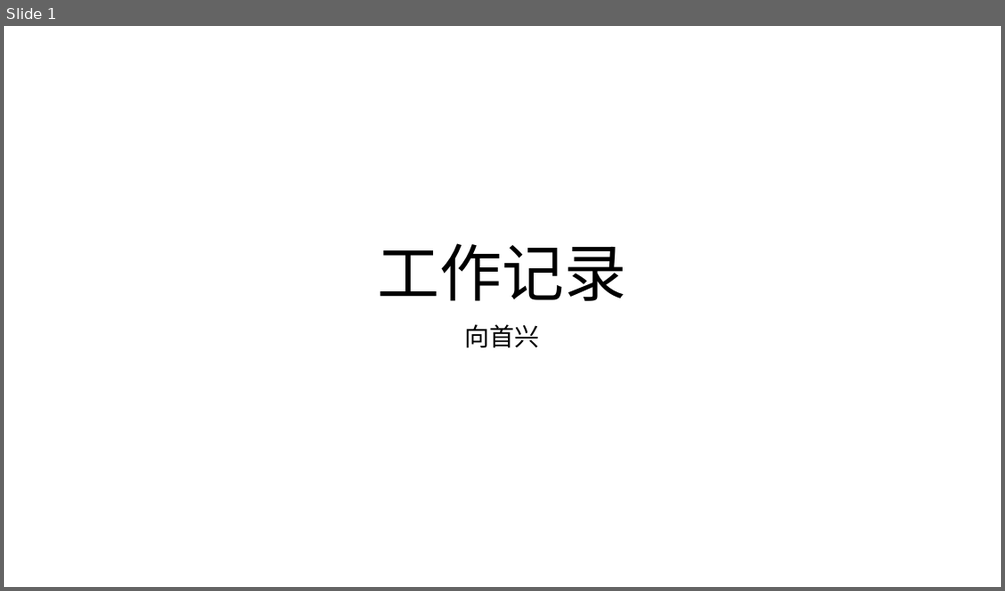
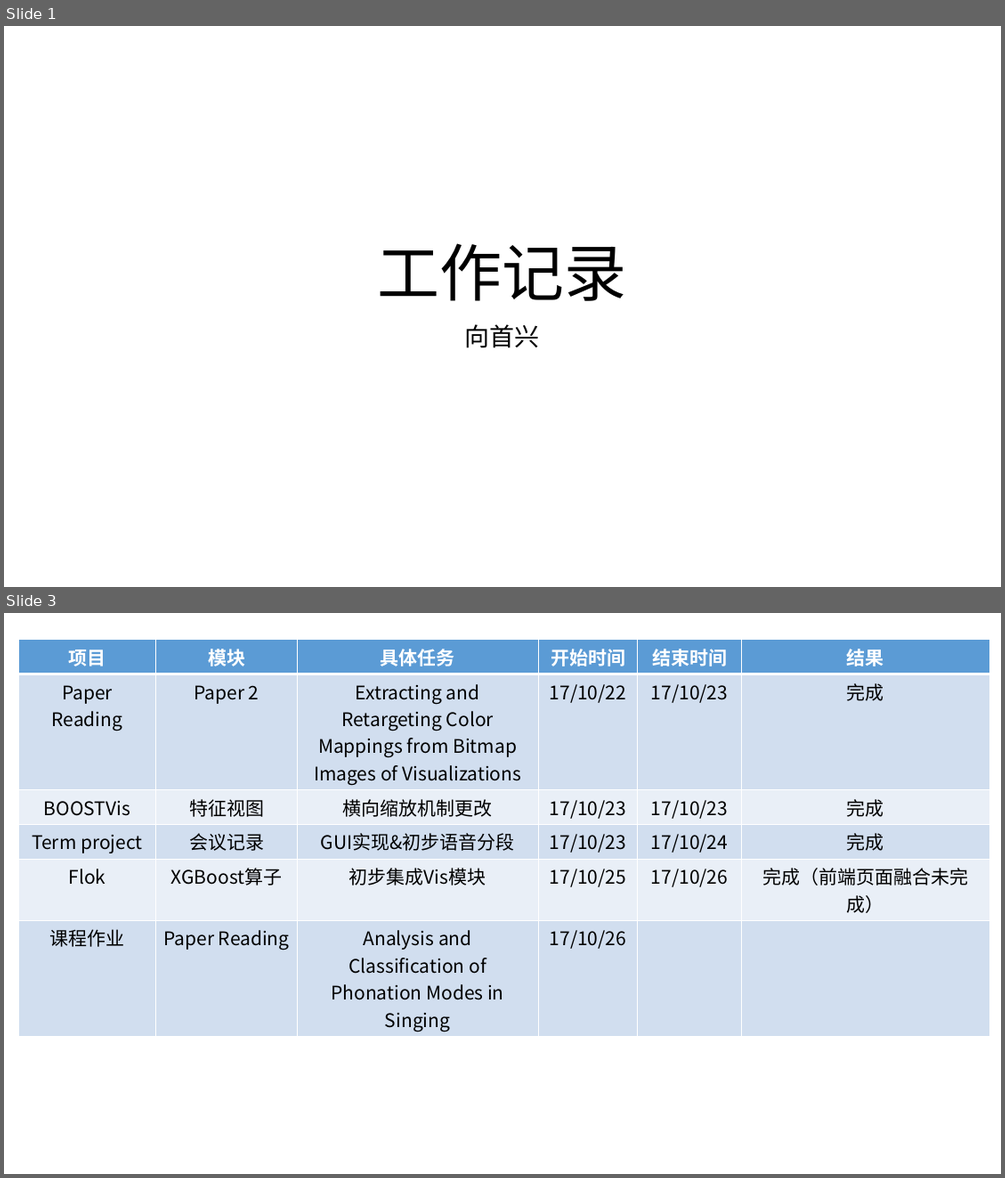
Before and after one commit to Lcorvle/TimeLine, a slide deck: TimeLine.pptx. Shown one above the other, each under a label of ours: slide 1 before the commit, slides 1 and 3 after it; the slides between them are not shown. The pictures are 1005x591 and 1005x1178 pixels, drawn with LibreOffice and Linux fonts; fonts in the diff are those of the drawing. Boxes give left, top, right and bottom in pixels: in the first picture for what was removed or moved away, otherwise in the second. Text is boxed around its words. In the diff, an @@ line names an element or a change of style, - is before the commit and + after.

```diff
--- a/TimeLine.pptx
+++ b/TimeLine.pptx
@@ slide 3 added at bbox=[4, 613, 1001, 1174], background #FFFFFF @@
@@ table added at bbox=[18, 639, 989, 1035], 6 rows, 6 columns @@
+项目 | 模块 | 具体任务 | 开始时间 | 结束时间 | 结果
+Paper Reading | Paper 2 | Extracting and Retargeting Color Mappings from Bitmap Images of Visualizations | 17/10/22 | 17/10/23 | 完成
+BOOSTVis | 特征视图 | 横向缩放机制更改 | 17/10/23 | 17/10/23 | 完成
+Term project | 会议记录 | GUI实现&初步语音分段 | 17/10/23 | 17/10/24 | 完成
+Flok | XGBoost算子 | 初步集成Vis模块 | 17/10/25 | 17/10/26 | 完成（前端页面融合未完成）
+课程作业 | Paper Reading | Analysis and Classification of Phonation Modes in Singing | 17/10/26 |  | 
```
Also in this commit, not shown: 1 slide changed.
